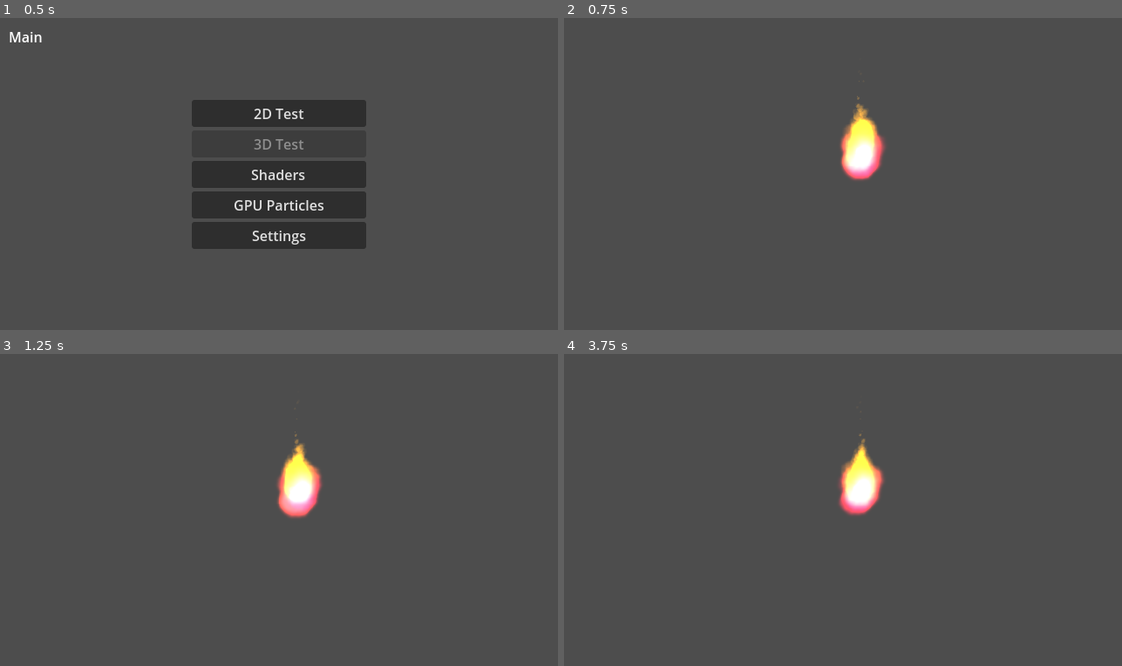
Above: before the commit, frames 1-4 (two rows, left to right).
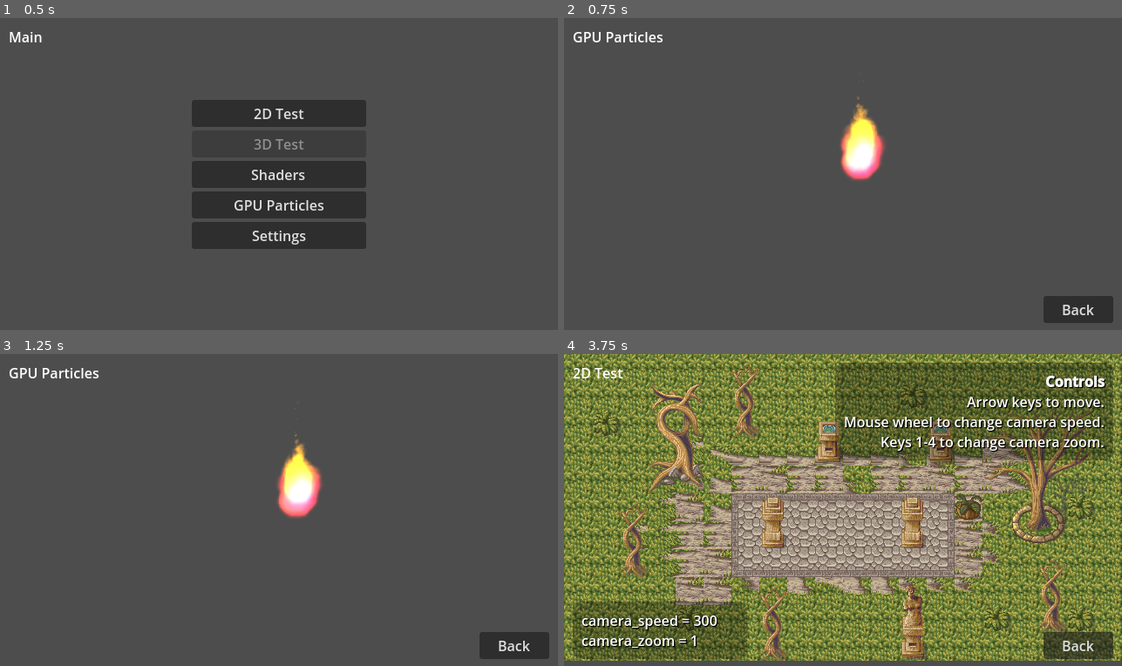
Above: after the commit, the same moments.

Repository: pkostic-dev/tool-web-test
Game: Godot game, scene res://scenes/main/main.tscn
Two runs of this game, one before a commit and one after it. Both use one fixed random seed, a clock stepped at 60 frames per second and the inputs below.
Inputs (mouse positions are in pixels of both pictures, inside the frame that each line leads up to):
- Up to frame 1 (0.5 s): no input
- Up to frame 2 (0.75 s): click "GPU Particles" at 0.5 s
- Up to frame 3 (1.25 s): no input
- Up to frame 4 (3.75 s): click (1077, 644) at 1.25 s, where only the run after the commit has a clickable "Back"; click (843, 572) at 2 s, where only the run after the commit has a clickable "Settings"; click (1077, 644) at 2.75 s, where only the run after the commit has a clickable "Back"; click (843, 450) at 3.5 s, where only the run after the commit has a clickable "2D Test"

Frame 1 is identical in both runs. In frame 2, 1.3% of the frame differs, in the area x 1-99%, y 4-98%; in frame 3, 1.3%; in frame 4, 97%, in the area x 0-100%, y 0-99%.

Commit message:
Add GPU particles

Diff:
--- /dev/null
+++ b/WebTest/scenes/gpu_particles/gpu_particles.gd
@@ -0,0 +1,6 @@
+extends Node2D
+
+var scene_main = load("res://scenes/main/main.tscn") as PackedScene
+
+func _on_back_pressed():
+	get_tree().change_scene_to_packed(scene_main)
--- a/WebTest/scenes/gpu_particles/gpu_particles.tscn
+++ b/WebTest/scenes/gpu_particles/gpu_particles.tscn
@@ -1,6 +1,8 @@
-[gd_scene load_steps=10 format=3 uid="uid://mq6d7rp1y17v"]
+[gd_scene load_steps=12 format=3 uid="uid://mq6d7rp1y17v"]
 
+[ext_resource type="Script" path="res://scenes/gpu_particles/gpu_particles.gd" id="1_b5mit"]
 [ext_resource type="Texture2D" uid="uid://w54luqyth0jx" path="res://images/fire_particle.png" id="1_u8omh"]
+[ext_resource type="Shortcut" uid="uid://ck38hryheyrjn" path="res://resources/back_shortcut.tres" id="3_g2psh"]
 
 [sub_resource type="CanvasItemMaterial" id="CanvasItemMaterial_04bat"]
 blend_mode = 1
@@ -37,6 +39,7 @@
 color_ramp = SubResource("GradientTexture1D_uiid4")
 
 [node name="GPUParticles" type="Node2D"]
+script = ExtResource("1_b5mit")
 
 [node name="GPUParticles2D" type="GPUParticles2D" parent="."]
 material = SubResource("CanvasItemMaterial_04bat")
@@ -45,3 +48,32 @@
 process_material = SubResource("ParticleProcessMaterial_lapdt")
 texture = ExtResource("1_u8omh")
 preprocess = 1.0
+
+[node name="CanvasLayer" type="CanvasLayer" parent="."]
+
+[node name="MarginContainer" type="MarginContainer" parent="CanvasLayer"]
+anchors_preset = 15
+anchor_right = 1.0
+anchor_bottom = 1.0
+grow_horizontal = 2
+grow_vertical = 2
+theme_override_constants/margin_left = 10
+theme_override_constants/margin_top = 10
+theme_override_constants/margin_right = 10
+theme_override_constants/margin_bottom = 10
+
+[node name="Settings" type="Label" parent="CanvasLayer/MarginContainer"]
+layout_mode = 2
+size_flags_horizontal = 0
+size_flags_vertical = 0
+text = "GPU Particles"
+
+[node name="Back" type="Button" parent="CanvasLayer/MarginContainer"]
+custom_minimum_size = Vector2(80, 0)
+layout_mode = 2
+size_flags_horizontal = 8
+size_flags_vertical = 8
+shortcut = ExtResource("3_g2psh")
+text = "Back"
+
+[connection signal="pressed" from="CanvasLayer/MarginContainer/Back" to="." method="_on_back_pressed"]
--- a/WebTest/scenes/main/main.tscn
+++ b/WebTest/scenes/main/main.tscn
@@ -18,10 +18,26 @@
 [sub_resource type="Shortcut" id="Shortcut_4165n"]
 events = [SubResource("InputEventKey_b8fop")]
 
-[sub_resource type="InputEventKey" id="InputEventKey_2bxiy"]
+[sub_resource type="InputEventKey" id="InputEventKey_i8jap"]
 device = -1
 keycode = 34
 unicode = 34
+
+[sub_resource type="Shortcut" id="Shortcut_x4qw2"]
+events = [SubResource("InputEventKey_i8jap")]
+
+[sub_resource type="InputEventKey" id="InputEventKey_m21rk"]
+device = -1
+keycode = 39
+unicode = 39
+
+[sub_resource type="Shortcut" id="Shortcut_v7n0l"]
+events = [SubResource("InputEventKey_m21rk")]
+
+[sub_resource type="InputEventKey" id="InputEventKey_2bxiy"]
+device = -1
+keycode = 40
+unicode = 40
 
 [sub_resource type="Shortcut" id="Shortcut_u0fn3"]
 events = [SubResource("InputEventKey_2bxiy")]
@@ -82,10 +98,12 @@
 
 [node name="Shaders" type="Button" parent="MarginContainer/CenterContainer/VBoxContainer"]
 layout_mode = 2
+shortcut = SubResource("Shortcut_x4qw2")
 text = "Shaders"
 
 [node name="GPUParticles" type="Button" parent="MarginContainer/CenterContainer/VBoxContainer"]
 layout_mode = 2
+shortcut = SubResource("Shortcut_v7n0l")
 text = "GPU Particles"
 
 [node name="Settings" type="Button" parent="MarginContainer/CenterContainer/VBoxContainer"]
Not shown: 1 places in WebTest/scenes/main/main.tscn that only renumber resources
